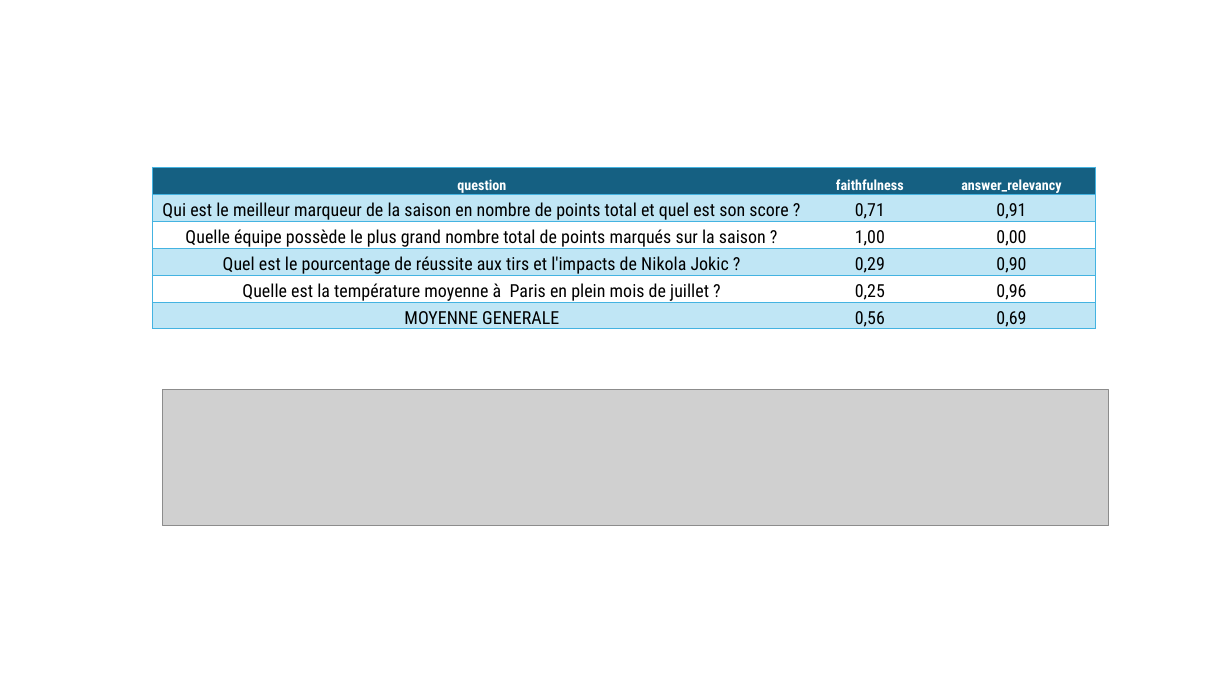
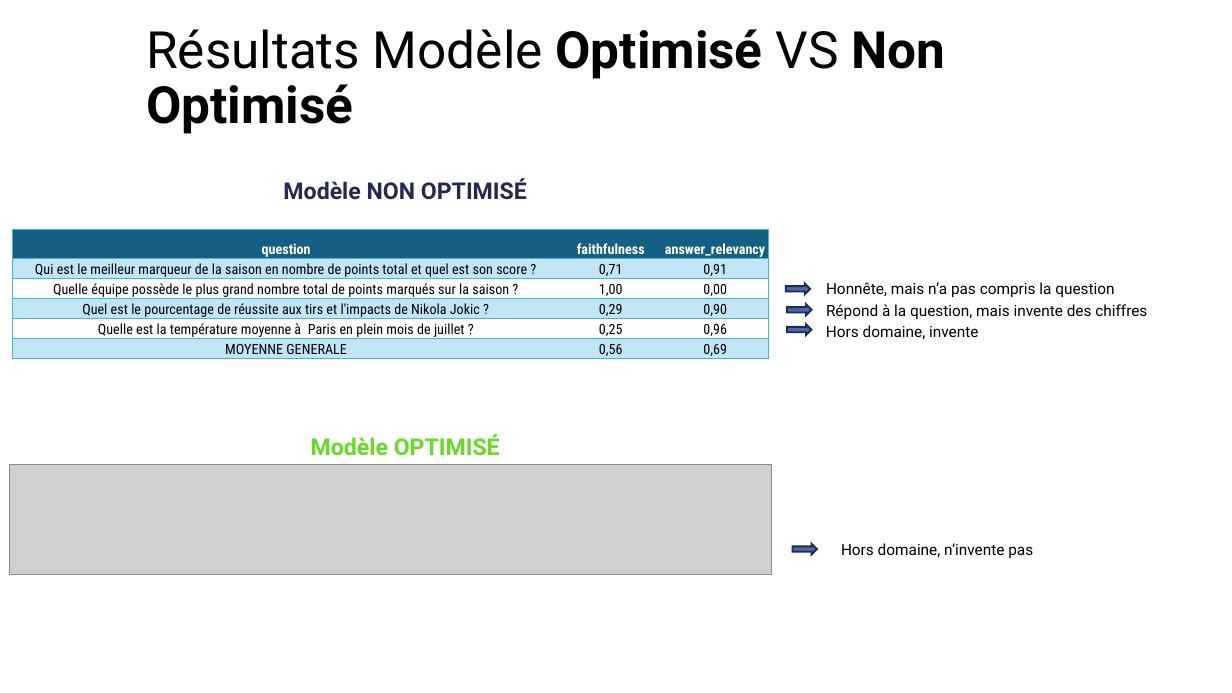
Before and after one commit to VicSchol/Cours10, a slide deck: slide 10 of Scholler_Victor_10_presentation_122025.pptx (slide 9 before the commit). Drawn at 1232x693 pixels with LibreOffice and Linux fonts; fonts in the diff are those of the drawing; grey boxes stand for pictures. Boxes give left, top, right and bottom in pixels: in the first picture for what was removed or moved away, otherwise in the second. Text is boxed around its words. In the diff, an @@ line names an element or a change of style, - is before the commit and + after.

```diff
--- a/Scholler_Victor_10_presentation_122025.pptx
+++ b/Scholler_Victor_10_presentation_122025.pptx
@@ text added at [146,29,945,134], 40 pt, text #000000, bold @@
+Résultats Modèle Optimisé VS Non Optimisé
@@ title "Evaluation du modèle optimisé": place and size @@
-title "Evaluation du modèle optimisé" at [122,227,361,398]
+title "Evaluation du modèle optimisé" at [129,312,365,483]
@@ text added at [283,178,527,200], 18 pt, text #242852, bold @@
+Modèle NON OPTIMISÉ
@@ table at [13,229,768,363] @@
@@ size 14 to 11 pt in "Qui est le meilleur marqueur de la ...", "0,71", "0,91", "Quelle équipe possède le plus grand nombre ..." and 11 more places @@
@@ table: place and size @@
-table at [152,167,1096,333]
+table at [13,229,768,363]
@@ right arrow added at [786,284,810,295], fill #4A66AC, outline #202D4B 1.5 pt @@
@@ text added at [826,282,1114,297], 12 pt, text #000000 @@
+Honnête, mais n’a pas compris la question
@@ right arrow added at [787,324,811,335], fill #4A66AC, outline #202D4B 1.5 pt @@
@@ right arrow added at [787,304,811,315], fill #4A66AC, outline #202D4B 1.5 pt @@
@@ text added at [826,325,978,339], 12 pt, text #000000 @@
+Hors domaine, invente
@@ text added at [826,304,1147,319], 12 pt, text #000000 @@
+Répond à la question, mais invente des chiffres
@@ text added at [311,434,500,456], 18 pt, text #66DB25, bold @@
+Modèle OPTIMISÉ
@@ picture: place and size @@
-picture at [163,390,1109,526]
+picture at [9,465,773,575]
@@ right arrow added at [793,543,817,555], fill #4A66AC, outline #202D4B 1.5 pt @@
@@ text added at [841,543,1033,558], 12 pt, text #000000 @@
+Hors domaine, n’invente pas
```
Also in this commit, not shown: 7 other slides changed, 2 slides added, 4 other files.
